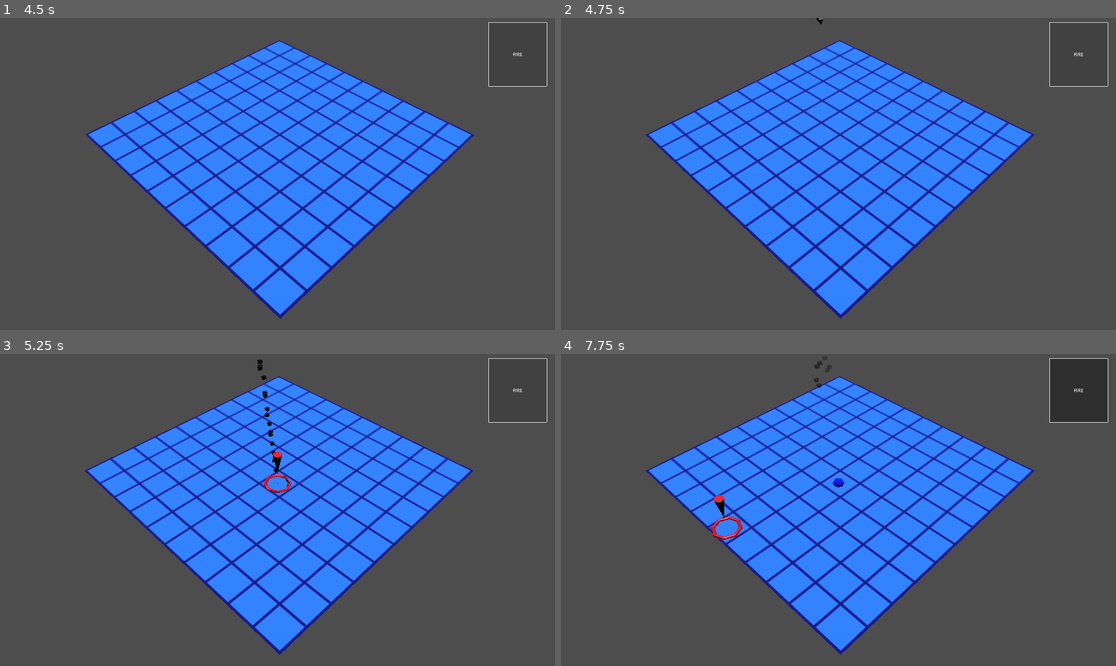
Above: before the commit, frames 1-4 (two rows, left to right).
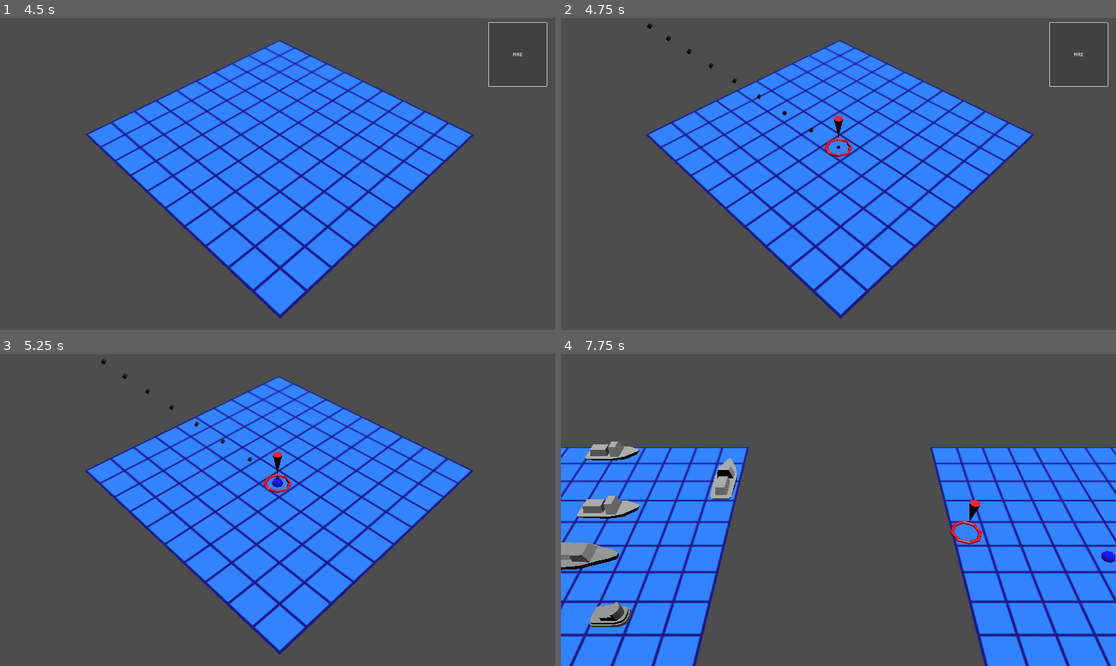
Above: after the commit, the same moments.

Repository: lanz-/battleships
Game: Godot game, scene res://scenes/main.tscn
The game is run twice, just before and just after one commit, with the same random seed, the same clock (stepped at 60 frames per second) and the same inputs.
Inputs (mouse positions are in pixels of both pictures, inside the frame that each line leads up to):
- Up to frame 1 (4.5 s): click "START" at 0.5 s; click "START" at 1.25 s; click "RANDOMIZE" at 2 s; click "RANDOMIZE" at 2.75 s; click "START" at 3.5 s; click "FIRE" at 4.25 s
- Up to frame 2 (4.75 s): no input
- Up to frame 3 (5.25 s): click "FIRE" at 5 s
- Up to frame 4 (7.75 s): click (1077, 391) at 5.75 s, where only the run before the commit has a clickable "FIRE"; move the mouse to (960, 494) at 6.52 s; click (960, 494) at 6.6 s; drag from (727, 525) to (810, 572) at 7.27 s

Frame 1 is identical in both runs. In frame 2, 0.3% of the frame differs, in the area x 15-53%, y 0-45%; in frame 3, 0.4%; in frame 4, 64%, in the area x 0-100%, y 0-100%.

Commit message:
Basic AI

Diff:
--- a/scenes/missile.tscn
+++ b/scenes/missile.tscn
@@ -23,7 +23,5 @@
 mesh = SubResource("BoxMesh_o2wt0")
 direction = Vector3(0, 0, 1)
 spread = 5.0
-gravity = Vector3(0, 0, 0)
-initial_velocity_min = 1.0
-initial_velocity_max = 2.0
+gravity = Vector3(0, 2, 0)
 color_ramp = SubResource("Gradient_gxa7a")
--- a/scenes/playfield.tscn
+++ b/scenes/playfield.tscn
@@ -13,6 +13,7 @@
 [ext_resource type="PackedScene" uid="uid://b1u3pcykjdu3x" path="res://scenes/marker.tscn" id="11_mthu1"]
 [ext_resource type="Script" path="res://scripts/playfield_place_ship_state.gd" id="12_1ovsw"]
 [ext_resource type="Script" path="res://scripts/playefield_target_state.gd" id="13_waf6d"]
+[ext_resource type="Script" path="res://scripts/playfield_wait_state.gd" id="14_alqxp"]
 [ext_resource type="PackedScene" uid="uid://e0qrqa7eg276" path="res://scenes/missile.tscn" id="14_onjor"]
 
 [sub_resource type="BoxShape3D" id="BoxShape3D_q48ue"]
@@ -207,5 +208,8 @@
 [node name="TargetState" type="Node3D" parent="."]
 script = ExtResource("13_waf6d")
 
+[node name="WaitState" type="Node3D" parent="."]
+script = ExtResource("14_alqxp")
+
 [node name="Missile" parent="." instance=ExtResource("14_onjor")]
 transform = Transform3D(1, 0, 0, 0, -4.37114e-08, 1, 0, -1, -4.37114e-08, 5, 10, 5)
--- a/scenes/shot_marker.tscn
+++ b/scenes/shot_marker.tscn
@@ -11,10 +11,9 @@
 radial_segments = 8
 rings = 8
 
-[sub_resource type="PlaneMesh" id="PlaneMesh_4n3tp"]
+[sub_resource type="BoxMesh" id="BoxMesh_moxu2"]
 material = ExtResource("3_p4nmc")
-size = Vector2(0.2, 0.2)
-orientation = 0
+size = Vector3(0.2, 0.2, 0.2)
 
 [sub_resource type="Curve" id="Curve_k176b"]
 min_value = 0.5
@@ -34,7 +33,7 @@
 [node name="Smoke" type="CPUParticles3D" parent="."]
 emitting = false
 amount = 32
-mesh = SubResource("PlaneMesh_4n3tp")
+mesh = SubResource("BoxMesh_moxu2")
 direction = Vector3(0, 1, 0)
 spread = 6.0
 gravity = Vector3(0, 0, 0)
--- a/scripts/main.gd
+++ b/scripts/main.gd
@@ -40,16 +40,23 @@
 	pass
 
 
+func _look_at(transform):
+	if _tween:
+		_tween.kill()
+
+	_tween = create_tween().set_ease(Tween.EASE_IN_OUT).set_trans(Tween.TRANS_CUBIC)
+	_tween.tween_property(main_camera, "transform", transform, 1.0)
+
+
 func _on_start_button_pressed():
 	if player_field.is_ships_placed():
+		player_field.enter_wait_state()
+
 		fire_button.show()
 		start_button.hide()
 		randomize_button.hide()
-		if _tween:
-			_tween.kill()
 
-		_tween = create_tween().set_ease(Tween.EASE_IN_OUT).set_trans(Tween.TRANS_CUBIC)
-		_tween.tween_property(main_camera, "transform", enemy_field_transform, 1.0)
+		_look_at(enemy_field_transform)
 
 
 func _on_randomize_button_pressed():
@@ -57,4 +64,15 @@
 
 
 func _on_fire_button_pressed():
-	var resolved = await enemy_field.resolve_shot()
+	var resolution = await enemy_field.resolve_shot()
+	var resolved = resolution[0]
+	var extra_turn = resolution[1]
+
+	if resolved and not extra_turn:
+		fire_button.hide()
+		await get_tree().create_timer(2.0).timeout
+		_look_at(player_field_transform)
+		await player_field.resolve_enemy_shot()
+		await get_tree().create_timer(2.0).timeout
+		_look_at(enemy_field_transform)
+		fire_button.show()
--- a/scripts/playefield_target_state.gd
+++ b/scripts/playefield_target_state.gd
@@ -7,7 +7,7 @@
 var _previous_shots: Dictionary = {}
 var _disable_tap = false
 
-const MISSILE_START_POS = Vector3(5, 6, 5)
+const MISSILE_START_POS = Vector3(10, 6, 10)
 
 
 func set_marker(marker: Node, pos: Vector2i):
@@ -32,7 +32,7 @@
 	add_child(missile)
 
 	var tween = create_tween().set_ease(Tween.EASE_IN).set_trans(Tween.TRANS_CUBIC)
-	tween.tween_property(missile, "transform", target_trans, 0.8)
+	tween.tween_property(missile, "transform", target_trans, 0.4)
 
 	await tween.finished
 	missile.destroy()
@@ -76,7 +76,7 @@
 
 func resolve_shot(ships, marker):
 	if _previous_shots.has(_current):
-		return false
+		return [false, false]
 
 	marker.hide()
 	await _fire_missile_at(_current)
@@ -97,7 +97,7 @@
 	await tween.finished
 
 
-	return true
+	return [true, hit]
 
 
 func do_process(_delta, drag_plane, _ships, marker):
--- a/scripts/playfield.gd
+++ b/scripts/playfield.gd
@@ -35,6 +35,15 @@
 	state.set_marker(marker, Vector2i(5, 4))
 
 
+func enter_wait_state():
+	for ship in ships.get_children():
+		ship.start_drag.disconnect(start_drag)
+		ship.abort_drag.disconnect(abort_drag)
+		ship.rotate_ship.disconnect(rotate_ship)
+
+	state = $WaitState
+
+
 func is_ships_placed():
 	for ship in ships.get_children():
 		if not ship.placed:
@@ -66,6 +75,10 @@
 	return await state.resolve_shot(ships, marker)
 
 
+func resolve_enemy_shot():
+	await state.resolve_enemy_shot(ships)
+
+
 func _ready():
 	pass
 
--- /dev/null
+++ b/scripts/playfield_wait_state.gd
@@ -0,0 +1,88 @@
+extends Node3D
+
+
+var _previous_shots: Dictionary = {}
+
+@onready var shot_marker_scene: PackedScene = preload("res://scenes/shot_marker.tscn")
+@onready var missile_scene: PackedScene = preload("res://scenes/missile.tscn")
+
+const MISSILE_START_POS = Vector3(10, 6, 10)
+
+
+func _fire_missile_at(pos: Vector2i):
+	var pos3 = Game.untranslate(pos)
+	var start_trans = Transform3D(Basis.IDENTITY, MISSILE_START_POS)
+	start_trans = start_trans.looking_at(pos3)
+	var target_trans = Transform3D(start_trans.basis, pos3)
+
+	var camera: Camera3D = get_viewport().get_camera_3d()
+
+	var missile = missile_scene.instantiate()
+	missile.transform = start_trans
+	add_child(missile)
+
+	var tween = create_tween().set_ease(Tween.EASE_IN).set_trans(Tween.TRANS_CUBIC)
+	tween.tween_property(missile, "transform", target_trans, 0.4)
+
+	await tween.finished
+	missile.destroy()
+
+
+func _add_adjacent_miss_markers(ship):
+	for point in ship.get_occupied_points().map(func (p): return Game.translate(p)):
+		if not Game.is_in_field(point):
+			continue
+
+		if point in _previous_shots:
+			continue
+
+		_previous_shots[point] = true
+
+
+func _is_hit(pos, ships, shot_marker):
+	for ship in ships.get_children():
+		for point in ship.get_placed_points().map(func (p): return Game.translate(p)):
+			if point == pos:
+				shot_marker.set_hit()
+				ship.damage(shot_marker)
+				if ship.is_destroyed():
+					_add_adjacent_miss_markers(ship)
+				return true
+
+	return false
+
+
+func _try_shoot(pos: Vector2i, ships: Node3D):
+	await _fire_missile_at(pos)
+
+	var shot_marker = shot_marker_scene.instantiate()
+	shot_marker.position = Game.untranslate(pos)
+	shot_marker.scale = Vector3(0.01, 0.01, 0.01)
+
+	add_child(shot_marker)
+	_previous_shots[pos] = true
+
+	var hit = _is_hit(pos, ships, shot_marker)
+
+	var tween = create_tween().set_trans(Tween.TRANS_BOUNCE)
+	tween.tween_property(shot_marker, "scale", Vector3.ONE, 0.5)
+	await tween.finished
+
+	return hit
+
+
+func resolve_enemy_shot(ships: Node3D):
+	var is_hit = true
+
+	while is_hit:
+		var pos = Vector2i(randi_range(0, 9), randi_range(0, 9))
+		while pos in _previous_shots:
+			pos = Vector2i(randi_range(0, 9), randi_range(0, 9))
+
+		await get_tree().create_timer(2.0).timeout
+		is_hit = await _try_shoot(pos, ships)
+
+
+
+func do_process(_delta, _drag_plane, _ships, _marker):
+	pass
Not shown: 1 places in scenes/playfield.tscn that only renumber resources
